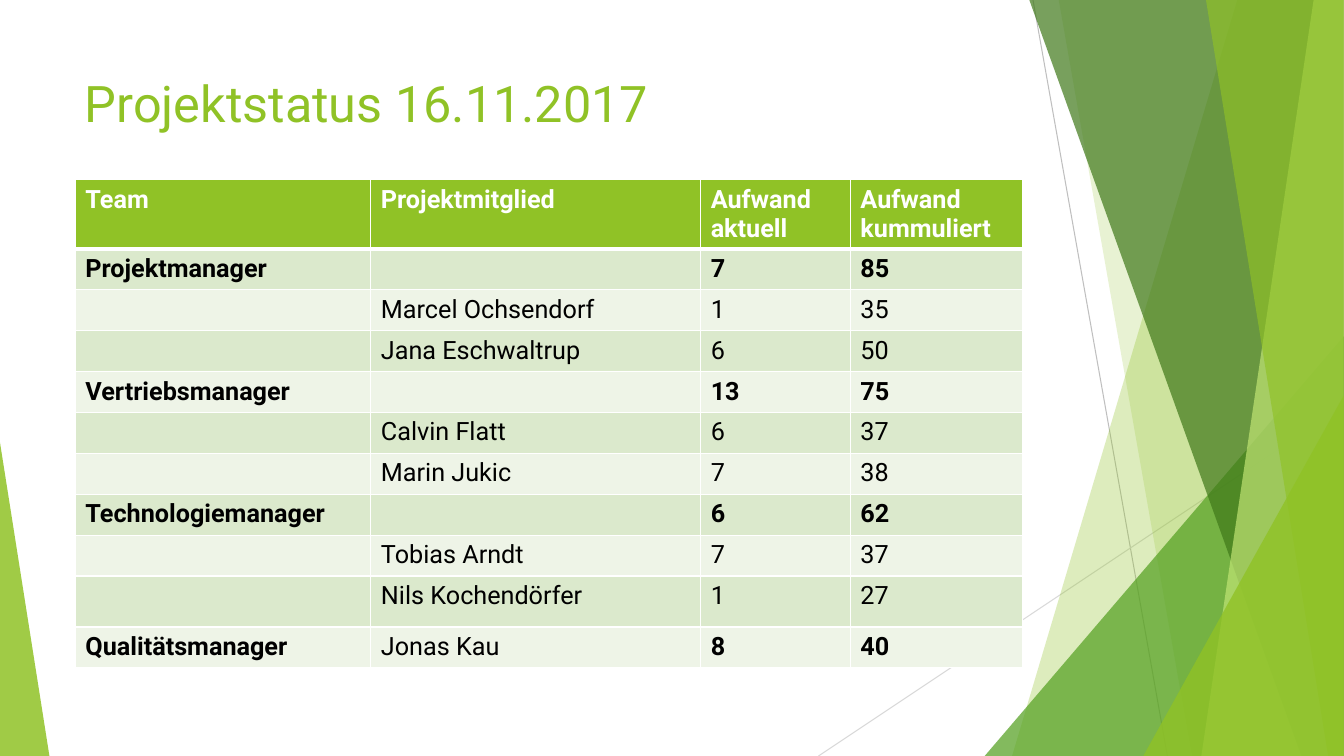
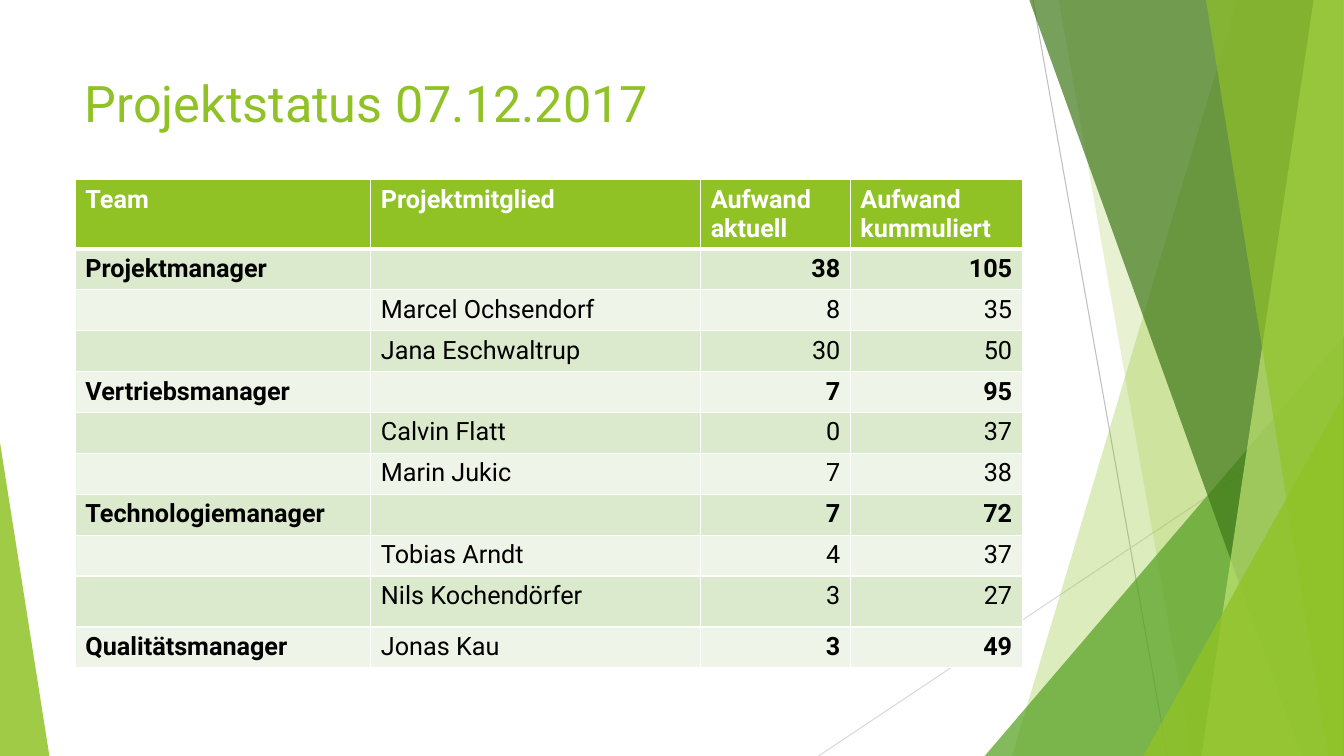
Before and after one commit to RBEGamer/Rent-a-Drahtesel, a slide deck: slide 5 of 4. Statusmeeting.pptx. Drawn at 1344x756 pixels with LibreOffice and Linux fonts; fonts in the diff are those of the drawing. Boxes give left, top, right and bottom in pixels: in the first picture for what was removed or moved away, otherwise in the second. Text is boxed around its words. In the diff, an @@ line names an element or a change of style, - is before the commit and + after.

```diff
--- a/4. Statusmeeting.pptx
+++ b/4. Statusmeeting.pptx
@@ title at bbox=[85, 84, 648, 133]: text changed @@
-Projektstatus 16.11.2017
+Projektstatus 07.12.2017
@@ table at bbox=[76, 179, 1022, 669] @@
-row 2, column 3: 7
+row 2, column 3: 38
-row 2, column 4: 85
+row 2, column 4: 105
-row 3, column 3: 1
+row 3, column 3: 8
-row 4, column 3: 6
+row 4, column 3: 30
-row 5, column 3: 13
+row 5, column 3: 7
-row 5, column 4: 75
+row 5, column 4: 95
-row 6, column 3: 6
+row 6, column 3: 0
-row 8, column 3: 6
+row 8, column 3: 7
-row 8, column 4: 62
+row 8, column 4: 72
-row 9, column 3: 7
+row 9, column 3: 4
-row 10, column 3: 1
+row 10, column 3: 3
-row 11, column 3: 8
+row 11, column 3: 3
-row 11, column 4: 40
+row 11, column 4: 49
@@ alignment left to right @@
```
Also in this commit, not shown: 4 other slides changed.
